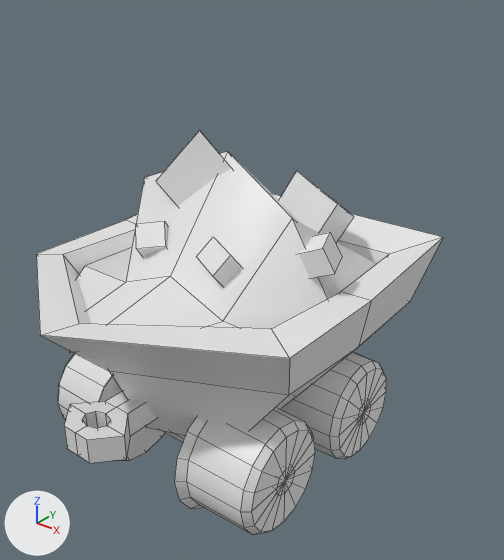
What one commit did to the FBX model UnityGame/Assets/Meshes/new/mesh_West_Cart.fbx.
Camera for both pictures: a camera (50 mm lens) standing at (1.074, -1.268, 1.341) and looking at (0.064, -0.006, 0.559). Lighting does not change. The marker at lower left points along +X, +Y and +Z. Mesh edges are drawn as thin lines. Where no turn or scale is listed for an object, it has been applied to the vertices.

The older version as bpy lines, for what is in view:
```python
me_mesh_west_cart = bpy.data.meshes.new('mesh_west_Cart')
me_mesh_west_cart.from_pydata(...)  # 440 vertices, 392 faces; spans x -0.41..0.408, y -0.595..0.369, z 0.024..0.94
me_mesh_west_cart.materials.append(mat_mat_west_cart)  # white #e7e7e7
ob_mesh_west_cart = bpy.data.objects.new('mesh_west_Cart', me_mesh_west_cart)
ob_mesh_west_cart.location = (0.0, 0.0, 0.0)
```
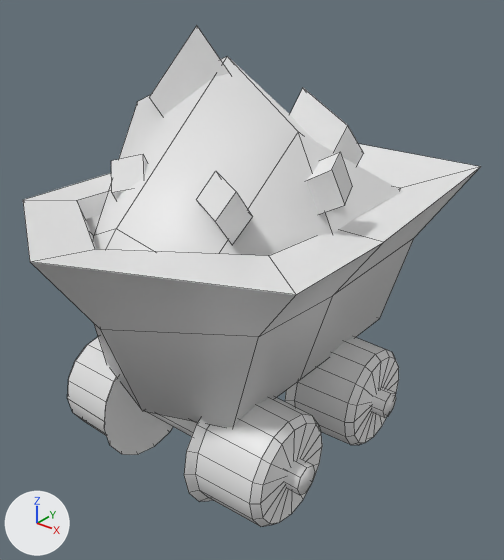
Location of each change, [x1, y1, x2, y2] in pixels of the pictures (504 x 560 px; the box of a moved part takes in the faces that stretch with it):
'mesh_west_Cart', reshaped (12% wider, 24% taller): before [36, 130, 443, 534]; after [23, 26, 480, 526]
part 1 of me_mesh_west_cart, moved or reshaped: before [196, 237, 242, 286]; after [196, 171, 252, 245]
part 2 of me_mesh_west_cart, moved or reshaped: before [299, 232, 342, 278]; after [306, 152, 352, 215]
part 3 of me_mesh_west_cart, moved or reshaped: before [279, 171, 354, 242]; after [290, 88, 364, 165]
part 4 of me_mesh_west_cart, moved or reshaped: before [136, 221, 167, 256]; after [111, 155, 147, 200]
part 5 of me_mesh_west_cart, moved or reshaped: before [156, 130, 232, 206]; after [149, 26, 229, 116]
part 6 of me_mesh_west_cart, moved or reshaped: before [58, 354, 165, 461]; after [67, 337, 173, 455]
part 7 of me_mesh_west_cart, moved or reshaped: before [174, 409, 315, 534]; after [184, 398, 322, 526]
part 8 of me_mesh_west_cart, moved or reshaped: before [281, 352, 386, 459]; after [285, 337, 399, 445]
part 9 of me_mesh_west_cart, added: after [147, 412, 315, 495]
part 10 of me_mesh_west_cart, added: after [371, 388, 396, 417]
part 11 of me_mesh_west_cart, rebuilt (12% wider, 17% taller): before [36, 194, 443, 436]; after [23, 144, 480, 427]
part 12 of me_mesh_west_cart, rebuilt: before [70, 151, 376, 353]; after [86, 56, 403, 256]
part 13 of me_mesh_west_cart, deleted: before [64, 391, 155, 463]
part 14 of me_mesh_west_cart, deleted: before [357, 400, 371, 425]
part 15 of me_mesh_west_cart, deleted: before [163, 431, 295, 496]

Patch to the scene script:
```diff
--- a/UnityGame/Assets/Meshes/new/mesh_West_Cart.fbx.py
+++ b/UnityGame/Assets/Meshes/new/mesh_West_Cart.fbx.py
@@ me_mesh_west_cart @@
 # used by ob_mesh_west_cart; location = (0.0, 0.0, 0.0)
-me_mesh_west_cart.from_pydata(...)  # 440 vertices, 392 faces; spans x -0.41..0.408, y -0.595..0.369, z 0.024..0.94
+me_mesh_west_cart.from_pydata(...)  # 402 vertices, 362 faces; spans x -0.425..0.422, y -0.588..0.527, z 0.024..1.174
+# me_mesh_west_cart part 1: the loose piece of 8 vertices spanning x 0.048..0.163, y -0.22..-0.128, z 0.618..0.732 is scaled about its middle by (1.04, 1.04, 1.26), then moved by (0.063, -0.056, 0.165)
+# me_mesh_west_cart part 2: the loose piece of 8 vertices spanning x 0.224..0.337, y -0.072..-0.003, z 0.639..0.754 is scaled about its middle by (1.04, 1.04, 1.26), then moved by (0.01, 0.004, 0.169)
+# me_mesh_west_cart part 3: the loose piece of 8 vertices spanning x 0.03..0.231, y 0.074..0.244, z 0.574..0.824 is scaled about its middle by (1.04, 1.04, 1.26), then moved by (0.005, 0.011, 0.17)
+# me_mesh_west_cart part 4: the loose piece of 8 vertices spanning x -0.166..-0.051, y -0.22..-0.128, z 0.618..0.732 is scaled about its middle by (1.04, 1.04, 1.26), then moved by (0.019, -0.074, 0.169)
+# me_mesh_west_cart part 5: the loose piece of 8 vertices spanning x -0.211..0.046, y -0.138..0.048, z 0.687..0.94 is scaled about its middle by (1.04, 1.04, 1.26), then moved by (-0.003, 0.004, 0.2)
+# me_mesh_west_cart part 6: the loose piece of 65 vertices spanning x -0.341..-0.142, y -0.395..-0.062, z 0.038..0.371 is moved by (0.0, 0.032, 0.0)
+# me_mesh_west_cart part 7: the loose piece of 65 vertices spanning x 0.142..0.341, y -0.394..-0.061, z 0.038..0.371 is moved by (0.0, 0.032, 0.0)
+# me_mesh_west_cart part 8: the loose piece of 65 vertices spanning x 0.142..0.341, y -0.034..0.3, z 0.024..0.357 is moved by (0.0, 0.074, 0.0)
+# me_mesh_west_cart part 9: a new loose piece, an 8-sided cylinder along x spanning x -0.394..0.379, y -0.234..-0.159, z 0.167..0.242, in mat_mat_west_cart (white #e7e7e7)
+# me_mesh_west_cart part 10: a new loose piece, an 8-sided cylinder along x spanning x -0.394..0.379, y 0.169..0.244, z 0.153..0.228, in mat_mat_west_cart (white #e7e7e7)
+# me_mesh_west_cart part 11: the loose piece of 42 vertices spanning x -0.41..0.408, y -0.595..0.369, z 0.26..0.645 is rebuilt with 42 vertices and now spans x -0.425..0.422, y -0.588..0.527, z 0.315..0.8
+# me_mesh_west_cart part 12: the loose piece of 20 vertices spanning x -0.321..0.319, y -0.532..0.245, z 0.569..0.887 is rebuilt with 20 vertices and now spans x -0.333..0.33, y -0.463..0.416, z 0.705..1.106
+# me_mesh_west_cart part 13: the loose piece of 38 vertices spanning x -0.093..0.091, y -0.545..-0.311, z 0.307..0.371 is deleted
+# me_mesh_west_cart part 14: the loose piece of 16 vertices spanning x -0.343..0.343, y 0.095..0.17, z 0.153..0.228 is deleted
+# me_mesh_west_cart part 15: the loose piece of 16 vertices spanning x -0.343..0.343, y -0.265..-0.19, z 0.167..0.242 is deleted
 me_mesh_west_cart.materials.append(mat_mat_west_cart)
```
